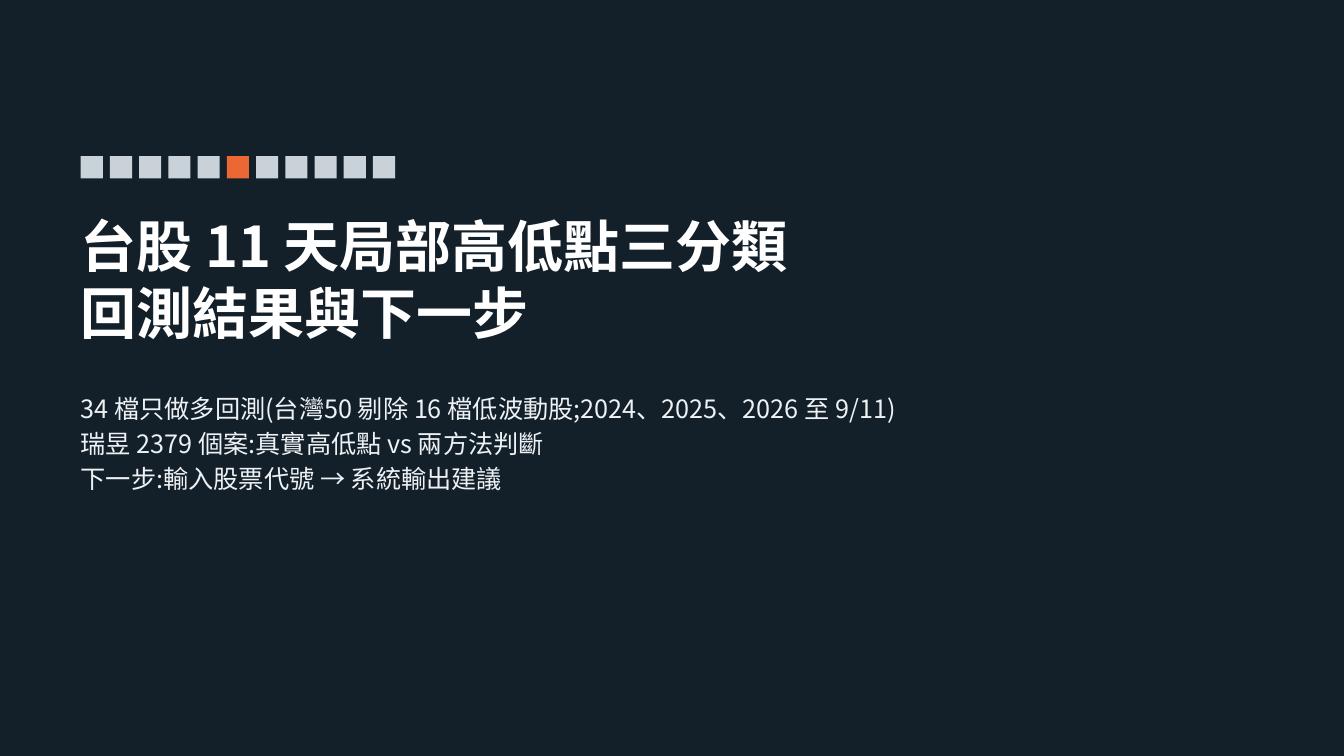
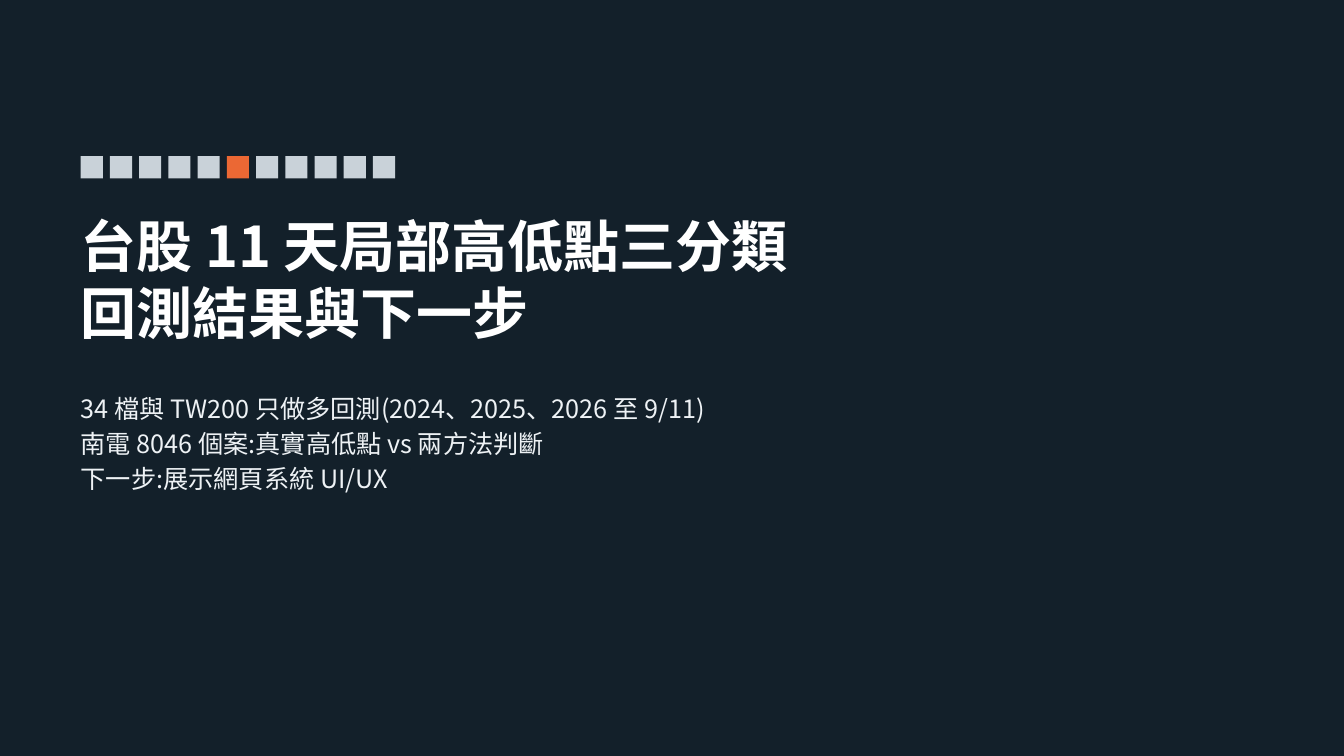
Before and after one commit to alextixu/fcukproject, a slide deck: slide 1 of method_kline_peak/report/kline_peak_report.pptx. Drawn at 1344x756 pixels with LibreOffice and Linux fonts; fonts in the diff are those of the drawing. Boxes give left, top, right and bottom in pixels: in the first picture for what was removed or moved away, otherwise in the second. Text is boxed around its words. In the diff, an @@ line names an element or a change of style, - is before the commit and + after.

```diff
--- a/method_kline_peak/report/kline_peak_report.pptx
+++ b/method_kline_peak/report/kline_peak_report.pptx
@@ text at box(81, 397, 704, 493): text changed @@
-34 檔只做多回測(台灣50 剔除 16 檔低波動股;2024、2025、2026 至 9/11)
-瑞昱 2379 個案:真實高低點 vs 兩方法判斷
-下一步:輸入股票代號 → 系統輸出建議
+34 檔與 TW200 只做多回測(2024、2025、2026 至 9/11)
+南電 8046 個案:真實高低點 vs 兩方法判斷
+下一步:展示網頁系統 UI/UX
```
Also in this commit, not shown: 2 other slides changed, 5 slides added, 1 slide removed, 13 other files.
